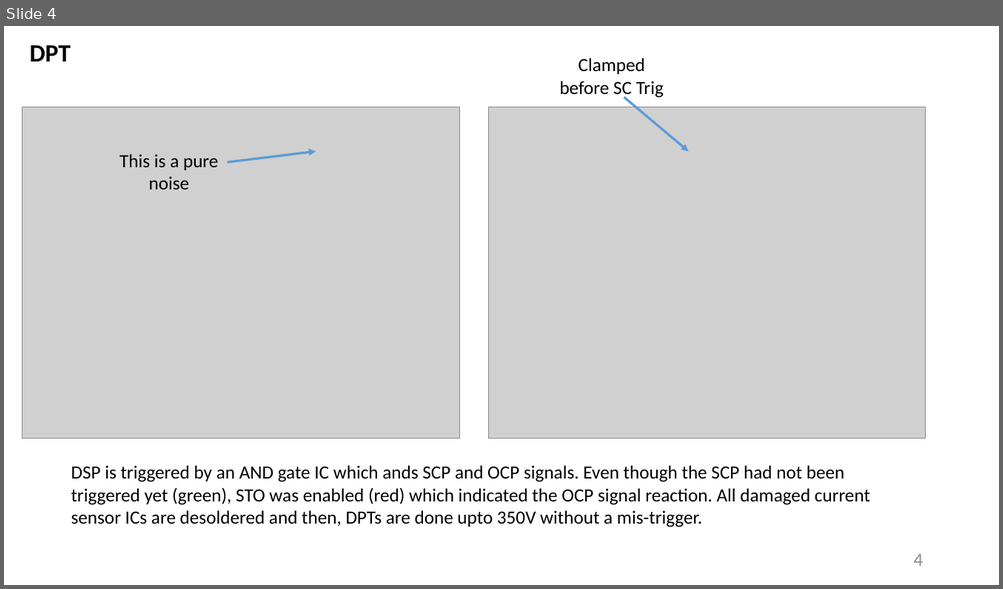
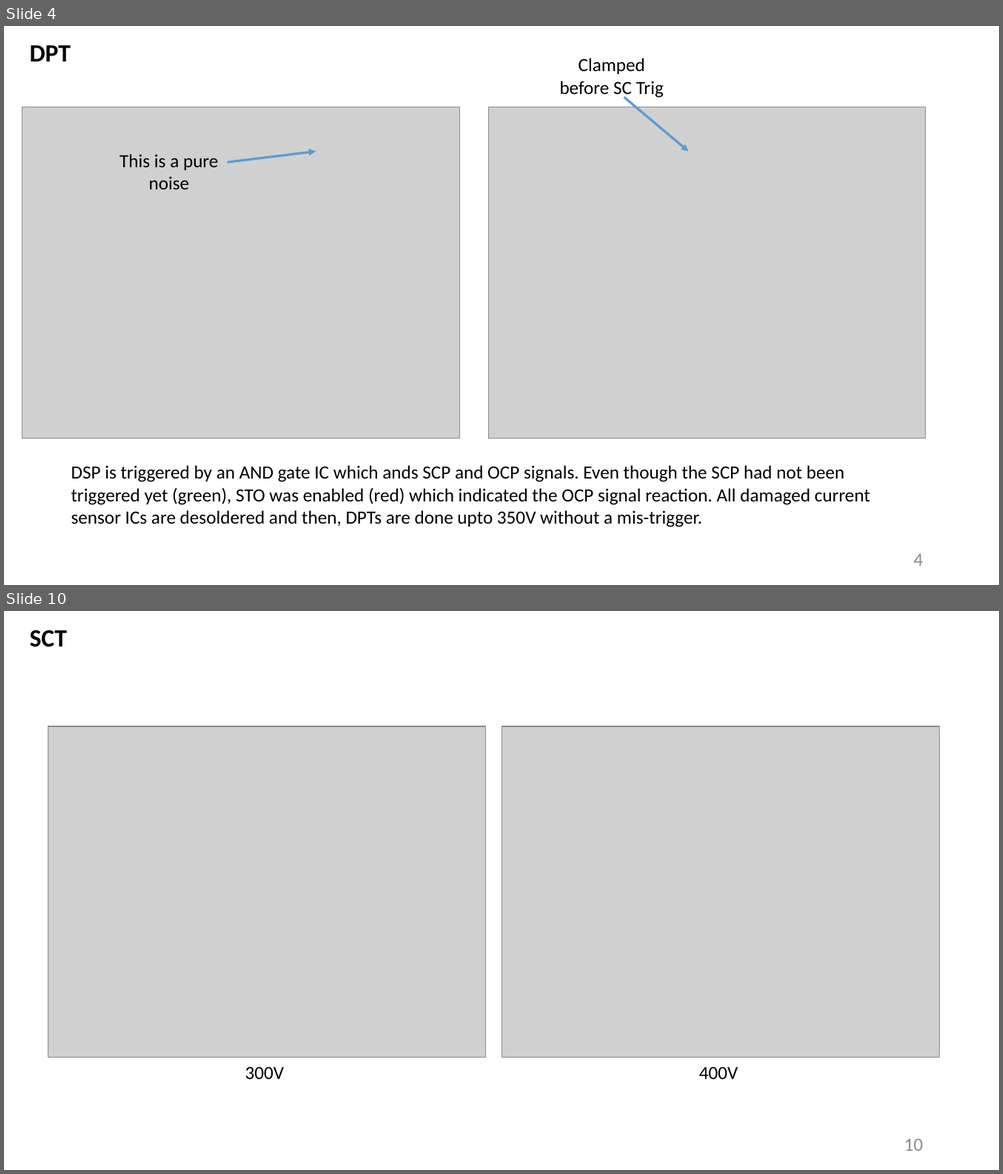
Before and after one commit to furkankarakaya/GaN-Studies, a slide deck: Weekly Reports/2020.03.02 - 2020.03.09.pptx. Shown one above the other, each under a label of ours: slide 4 before the commit, slides 4 and 10 after it; the slides between them are not shown. The pictures are 1003x589 and 1003x1174 pixels, drawn with LibreOffice and Linux fonts; fonts in the diff are those of the drawing; grey boxes stand for pictures. Boxes give left, top, right and bottom in pixels: in the first picture for what was removed or moved away, otherwise in the second. Text is boxed around its words. In the diff, an @@ line names an element or a change of style, - is before the commit and + after.

```diff
--- a/Weekly Reports/2020.03.02 - 2020.03.09.pptx
+++ b/Weekly Reports/2020.03.02 - 2020.03.09.pptx
@@ slide 10 added at (4,611,999,1170), background #FFFFFF @@
@@ text added at (30,630,67,647), 24 pt, text #000000, bold @@
+SCT
@@ picture added at (48,726,485,1058) @@
@@ picture added at (502,726,939,1058) @@
@@ text added at (245,1067,284,1079), 18 pt, text #000000 @@
+300V
@@ text added at (699,1067,738,1079), 18 pt, text #000000 @@
+400V
@@ page number added at (904,1139,923,1151), 18 pt, text #8C8C8C @@
+10
```
Also in this commit, not shown: 5 other slides added, 4 other files.
